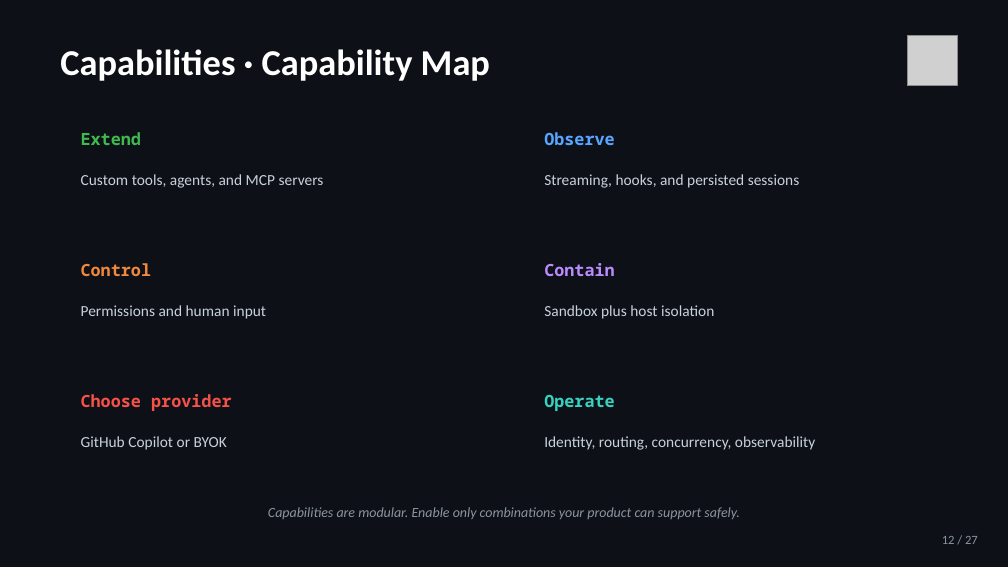
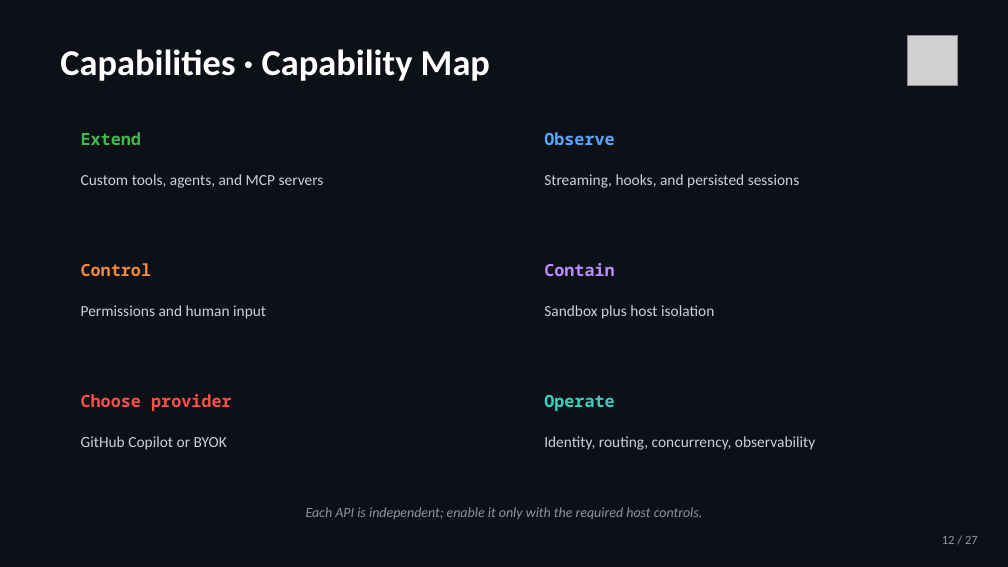
Before and after one commit to jeffrey-groneberg/ghcp_sdk, a slide deck: slide 12 of GitHub-Copilot-SDK.pptx. Drawn at 1008x567 pixels with LibreOffice and Linux fonts; fonts in the diff are those of the drawing; grey boxes stand for pictures. Boxes give left, top, right and bottom in pixels: in the first picture for what was removed or moved away, otherwise in the second. Text is boxed around its words. In the diff, an @@ line names an element or a change of style, - is before the commit and + after.

```diff
--- a/GitHub-Copilot-SDK.pptx
+++ b/GitHub-Copilot-SDK.pptx
@@ text at box(306, 507, 703, 519): text changed @@
-Capabilities are modular. Enable only combinations your product can support safely.
+Each API is independent; enable it only with the required host controls.
```
Also in this commit, not shown: 18 other slides changed, 1 other file.
